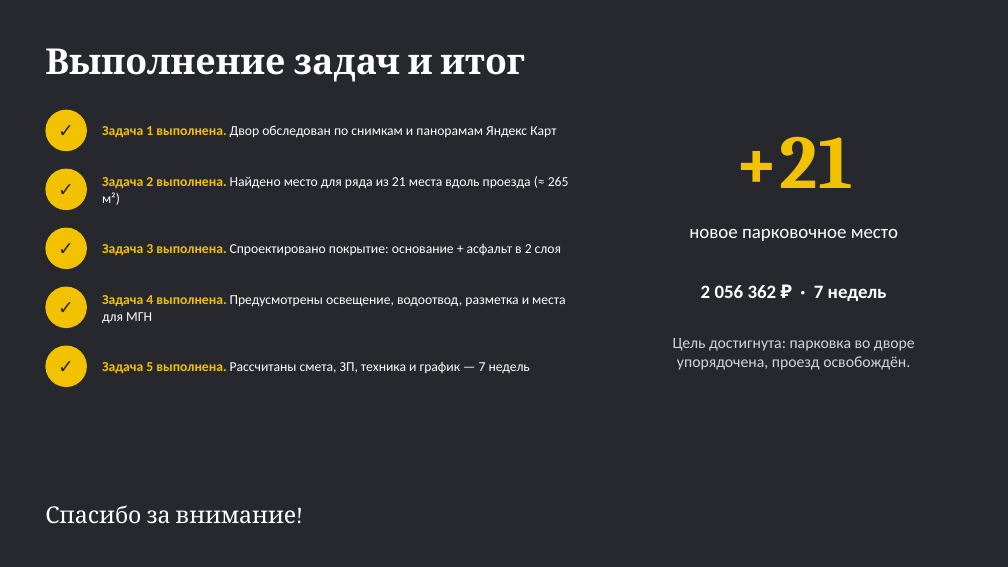
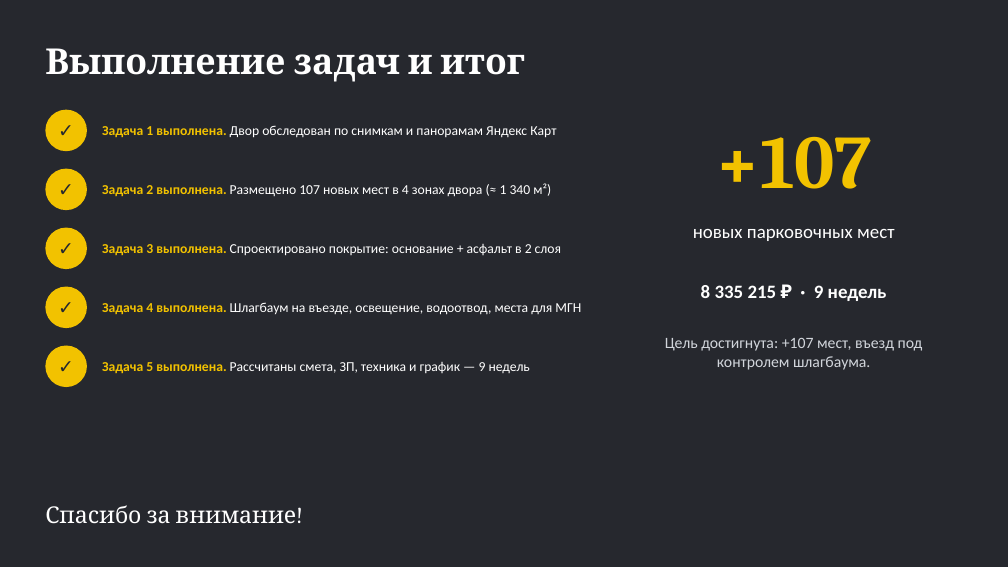
Before and after one commit to shortisshow-prog/mirigrushek, a slide deck: slide 16 of parking/Парковка_Нахимова_20.pptx (slide 15 before the commit). Drawn at 1008x567 pixels with LibreOffice and Linux fonts; fonts in the diff are those of the drawing. Boxes give left, top, right and bottom in pixels: in the first picture for what was removed or moved away, otherwise in the second. Text is boxed around its words. In the diff, an @@ line names an element or a change of style, - is before the commit and + after.

```diff
--- a/parking/Парковка_Нахимова_20.pptx
+++ b/parking/Парковка_Нахимова_20.pptx
@@ text at [715, 137, 872, 189]: text changed @@
-+21
++107
@@ text at [102, 183, 551, 196]: text changed @@
-Задача 2 выполнена. Найдено место для ряда из 21 места вдоль проезда (≈ 265 м²)
+Задача 2 выполнена. Размещено 107 новых мест в 4 зонах двора (≈ 1 340 м²)
@@ text at [693, 229, 894, 241]: text changed @@
-новое парковочное место
+новых парковочных мест
@@ text at [701, 285, 887, 301]: text changed @@
-2 056 362 ₽ · 7 недель
+8 335 215 ₽ · 9 недель
@@ text at [102, 302, 581, 315]: text changed @@
-Задача 4 выполнена. Предусмотрены освещение, водоотвод, разметка и места для МГН
+Задача 4 выполнена. Шлагбаум на въезде, освещение, водоотвод, места для МГН
@@ text at [665, 338, 923, 370]: text changed @@
-Цель достигнута: парковка во дворе упорядочена, проезд освобождён.
+Цель достигнута: +107 мест, въезд под контролем шлагбаума.
@@ text at [102, 362, 530, 373]: text changed @@
-Задача 5 выполнена. Рассчитаны смета, ЗП, техника и график — 7 недель
+Задача 5 выполнена. Рассчитаны смета, ЗП, техника и график — 9 недель
```
Also in this commit, not shown: 8 other slides changed, 2 slides added, 1 slide removed, 7 other files.
